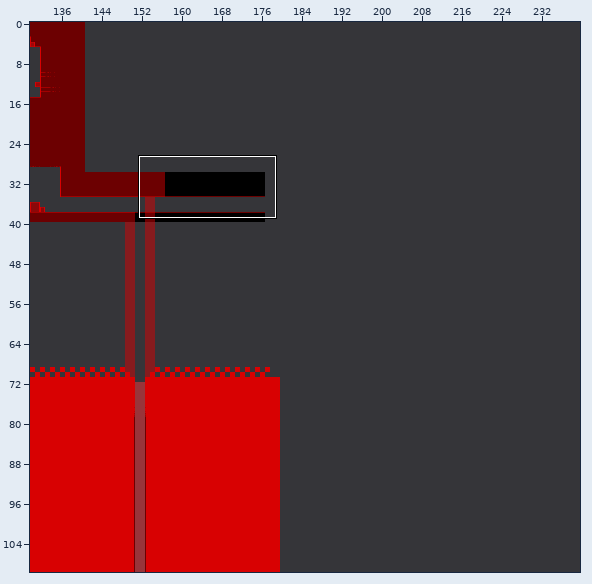
An edit to a level. Tiled map, code/src/GameLastGun/Content/WorldMap.tmx. Above, an overview of the earlier version with the close-up marked.
Close-up. Before the commit:
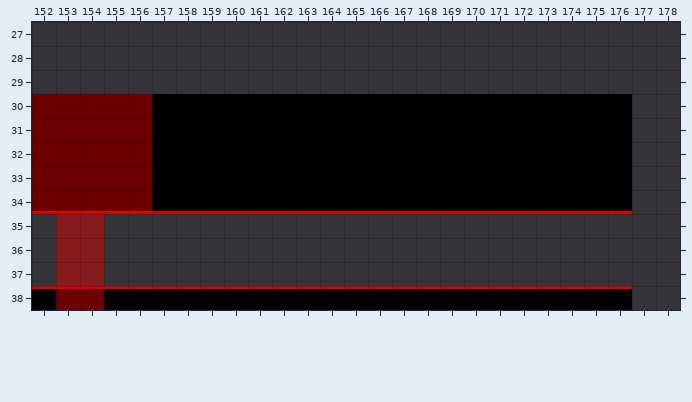
Cells are 8x8 px. Shown: x 152..178, y 27..38. The commit also changed other parts of the map, which this record leaves out. Tiles whose own drawing changed are shown in their newer look in all pictures.
New version:
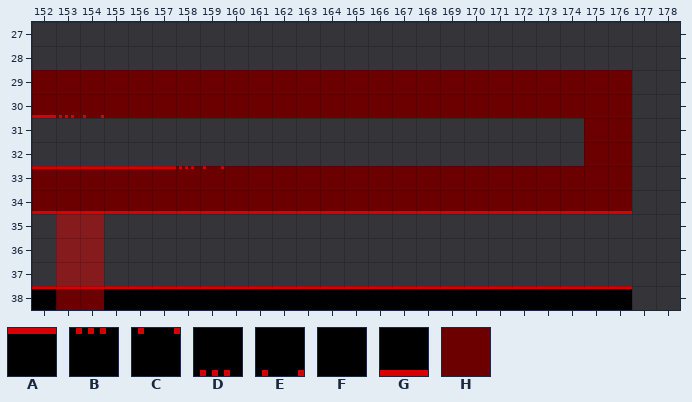
Key: from "Primary": A 1, B 4, C 5, D 6, E 7, F 33, G 65, H 992.
_ is an empty cell, . an unchanged one.
See-through tiles are keyed as they look on the map.
Changes in this commit:
--- layer "Foreground"
@@ x 152..176 @@
-29 _________________________
-30 FFF......................
-31 FFFFFFFFFFFFFFFFFFFFFFF..
-32 FFFFFFFFFFFFFFFFFFFFFFF..
-33 FFFFFFFF.................
+29 FFFFFFFFFFFFFFFFFFFFFFFFF
+30 GDE......................
+31 _______________________..
+32 _______________________..
+33 AAAAAABC.................
--- layer "Collision"
@@ x 152..176 @@
-29 _________________________
-30 .....____________________
-31 HHHHH..................__
-32 HHHHH..................__
-33 .....____________________
-34 .....____________________
+29 HHHHHHHHHHHHHHHHHHHHHHHHH
+30 .....HHHHHHHHHHHHHHHHHHHH
+31 _____..................HH
+32 _____..................HH
+33 .....HHHHHHHHHHHHHHHHHHHH
+34 .....HHHHHHHHHHHHHHHHHHHH
